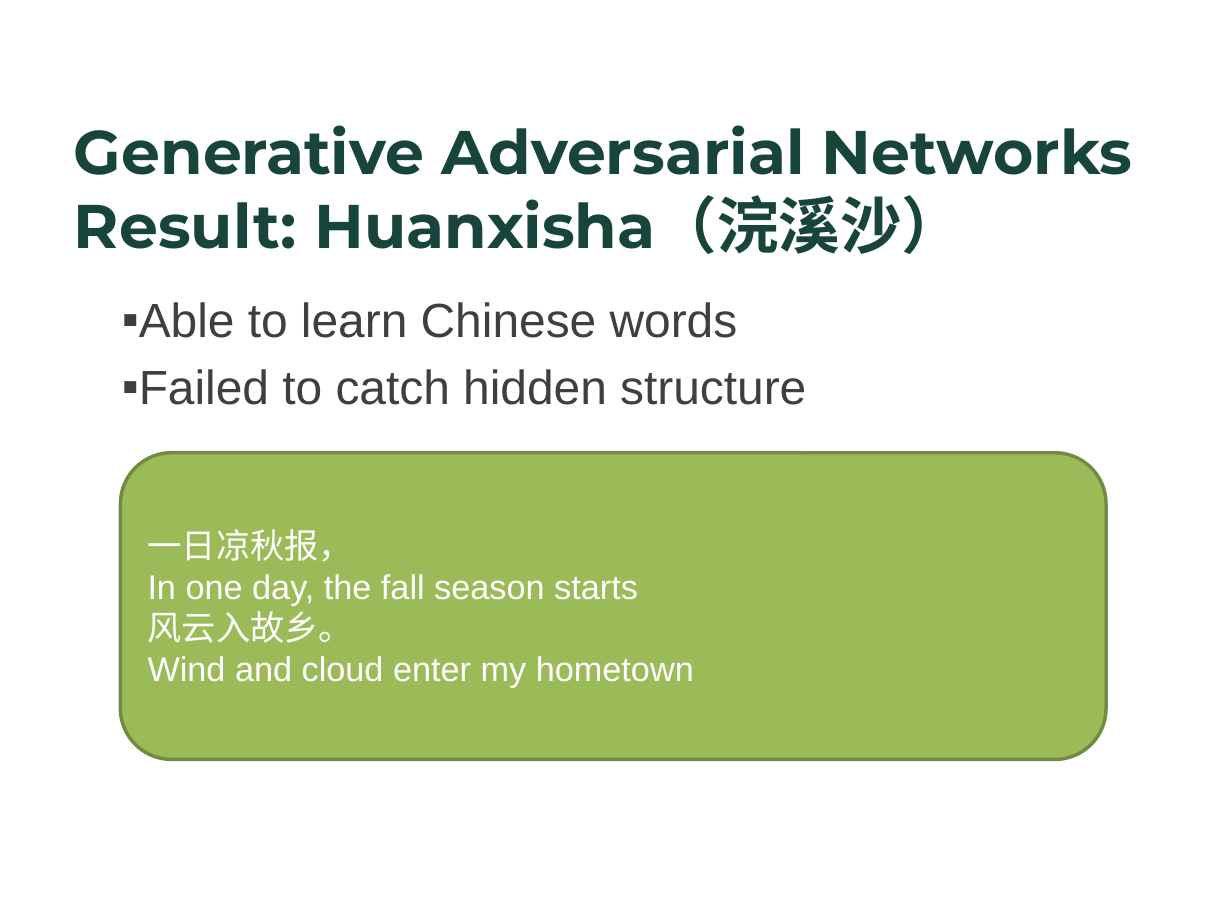
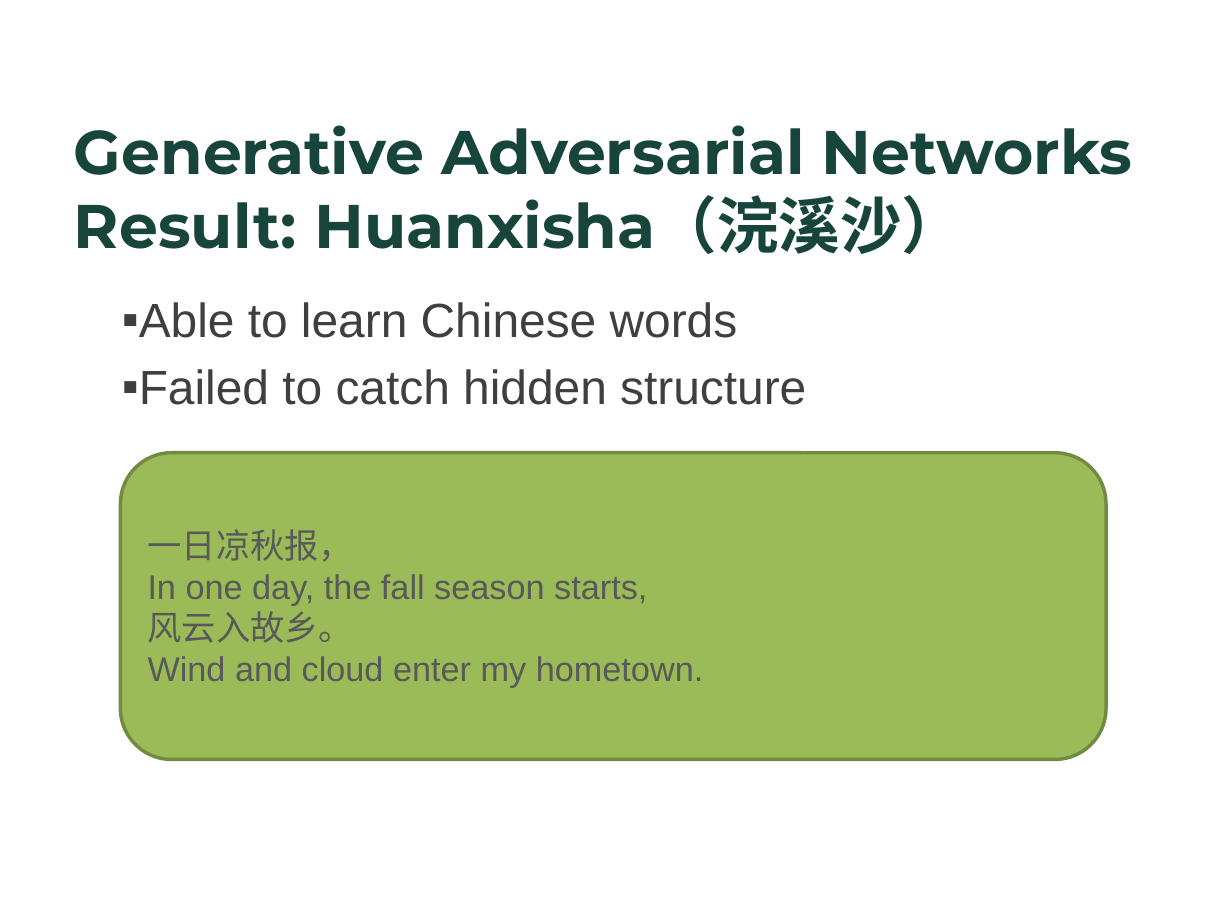
Before and after one commit to Strideradu/17spr_wang_zhu_du, a slide deck: slide 18 of Wei-GA.pptx. Drawn at 1232x924 pixels with LibreOffice and Linux fonts; fonts in the diff are those of the drawing; background and template pictures are left out. Boxes give left, top, right and bottom in pixels: in the first picture for what was removed or moved away, otherwise in the second. Text is boxed around its words. In the diff, an @@ line names an element or a change of style, - is before the commit and + after.

```diff
--- a/Wei-GA.pptx
+++ b/Wei-GA.pptx
@@ text in rounded rectangle at box(148, 529, 354, 643): text colour #FFFFFF to #595959 in "一日凉秋报，", "风云入故乡。" @@
@@ text in rounded rectangle at box(148, 574, 647, 605): text changed; text colour #FFFFFF to #595959 @@
-In one day, the fall season starts
+In one day, the fall season starts,
@@ text in rounded rectangle at box(148, 656, 703, 687): text changed; text colour #FFFFFF to #595959 @@
-Wind and cloud enter my hometown
+Wind and cloud enter my hometown.
```
Also in this commit, not shown: 3 other slides changed.
